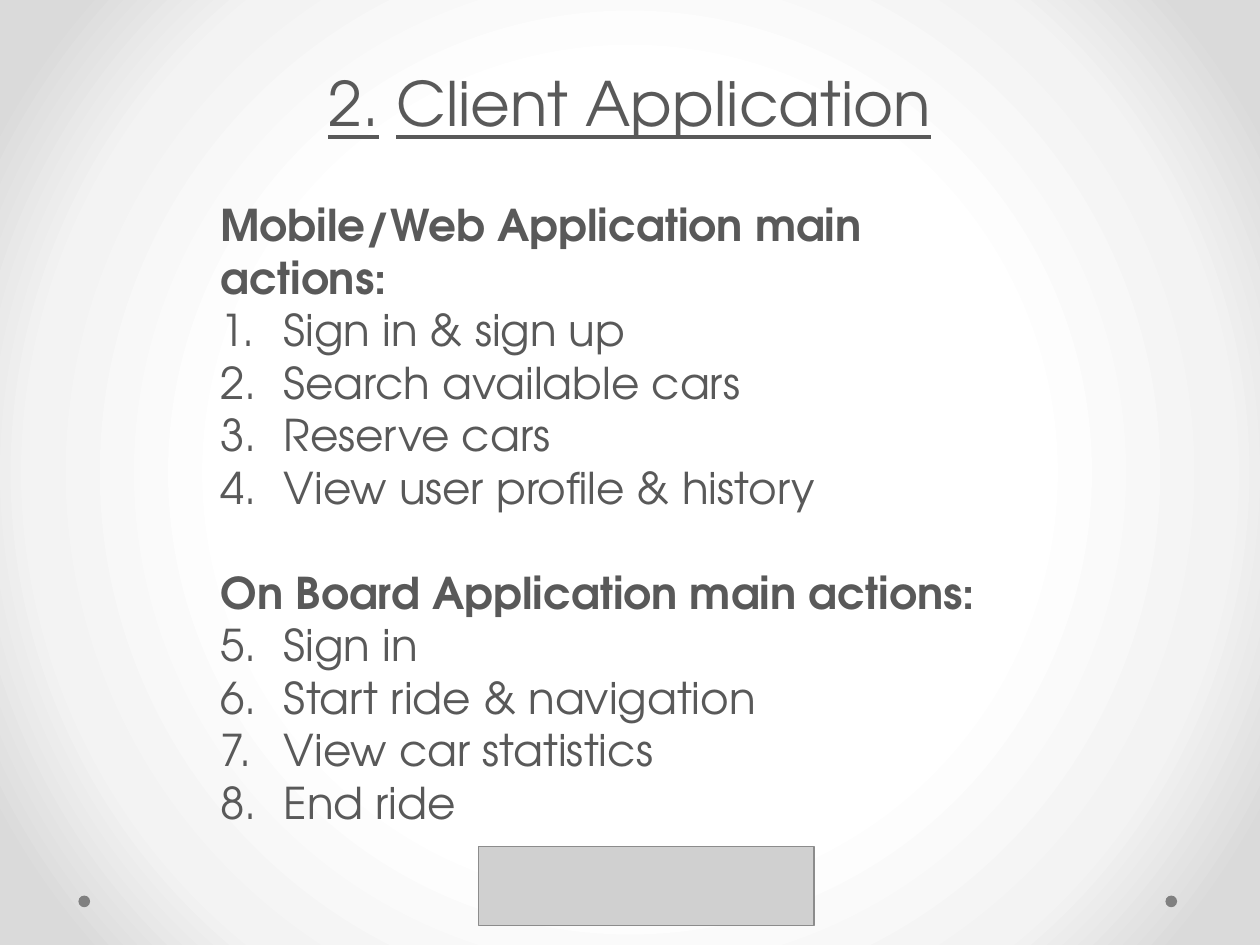
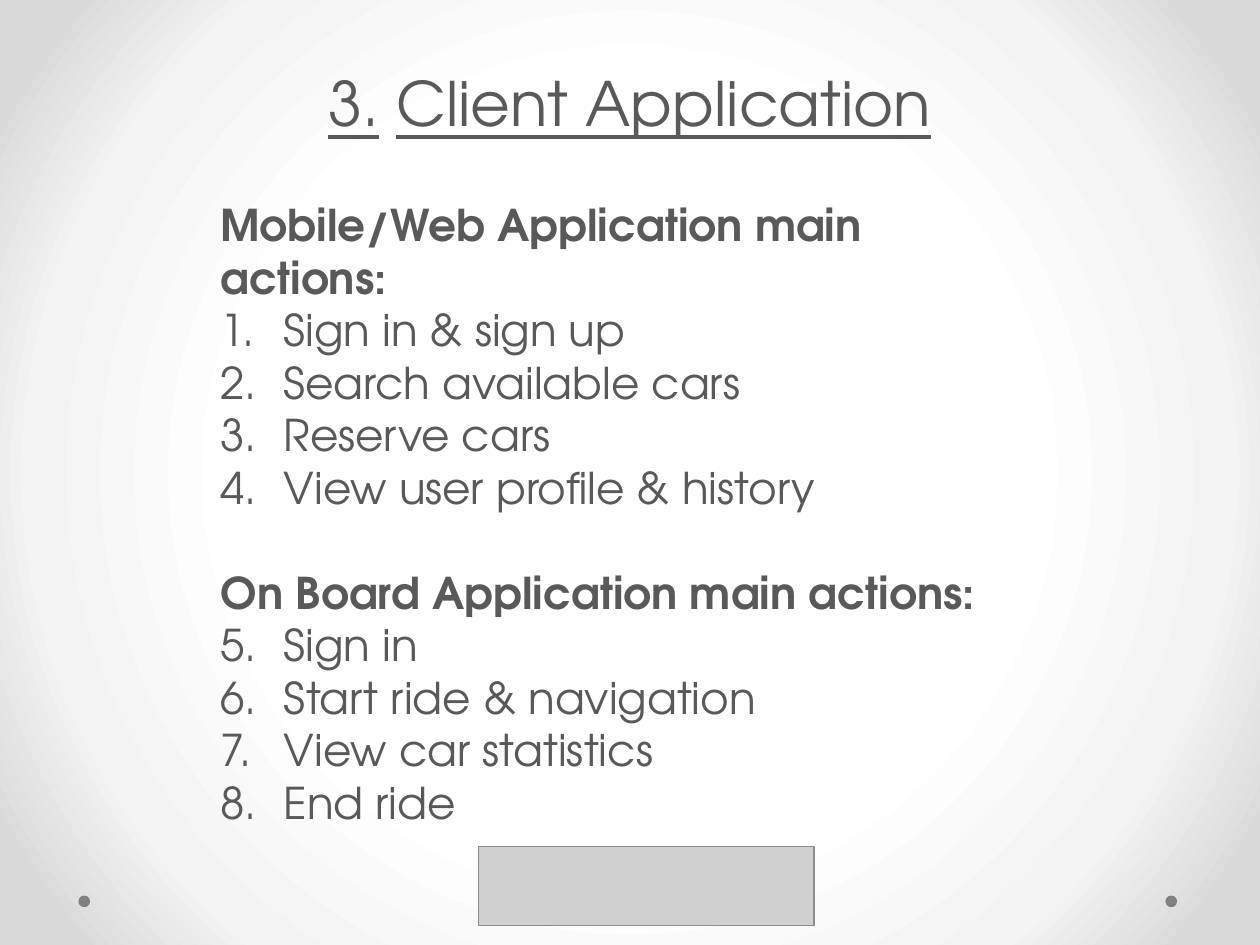
Before and after one commit to yangi92/SE2_PowerEnJoy, a slide deck: slide 9 of PP/PresentationDD.pptx (slide 8 before the commit). Drawn at 1260x945 pixels with LibreOffice and Linux fonts; fonts in the diff are those of the drawing; grey boxes stand for pictures. Boxes give left, top, right and bottom in pixels: in the first picture for what was removed or moved away, otherwise in the second. Text is boxed around its words. In the diff, an @@ line names an element or a change of style, - is before the commit and + after.

```diff
--- a/PP/PresentationDD.pptx
+++ b/PP/PresentationDD.pptx
@@ title at (x1=328, y1=80, x2=931, y2=139): text changed @@
-2. Client Application
+3. Client Application
```
Also in this commit, not shown: 6 other slides changed, 4 slides added.
